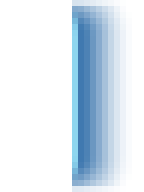
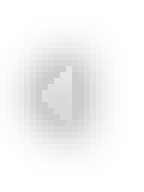
Before/after of a (144, 192) layered artwork. What changed in the layer stack:
showed group "scrollbar" (2 layers) over [left=42, top=66, right=72, bottom=126]
hid group "scrollbar bg" (1 layers) over [left=72, top=0, right=132, bottom=192]
